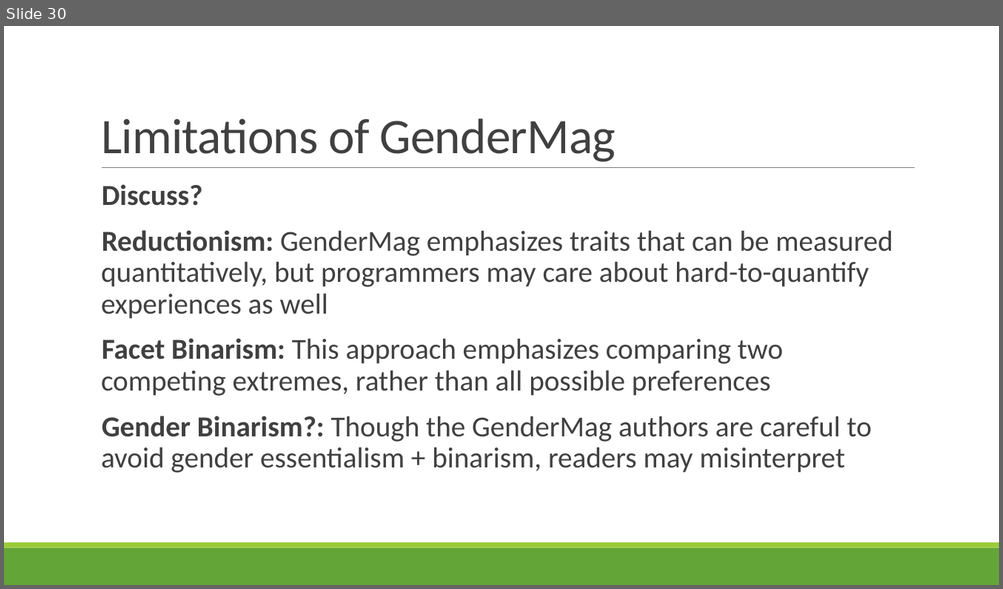
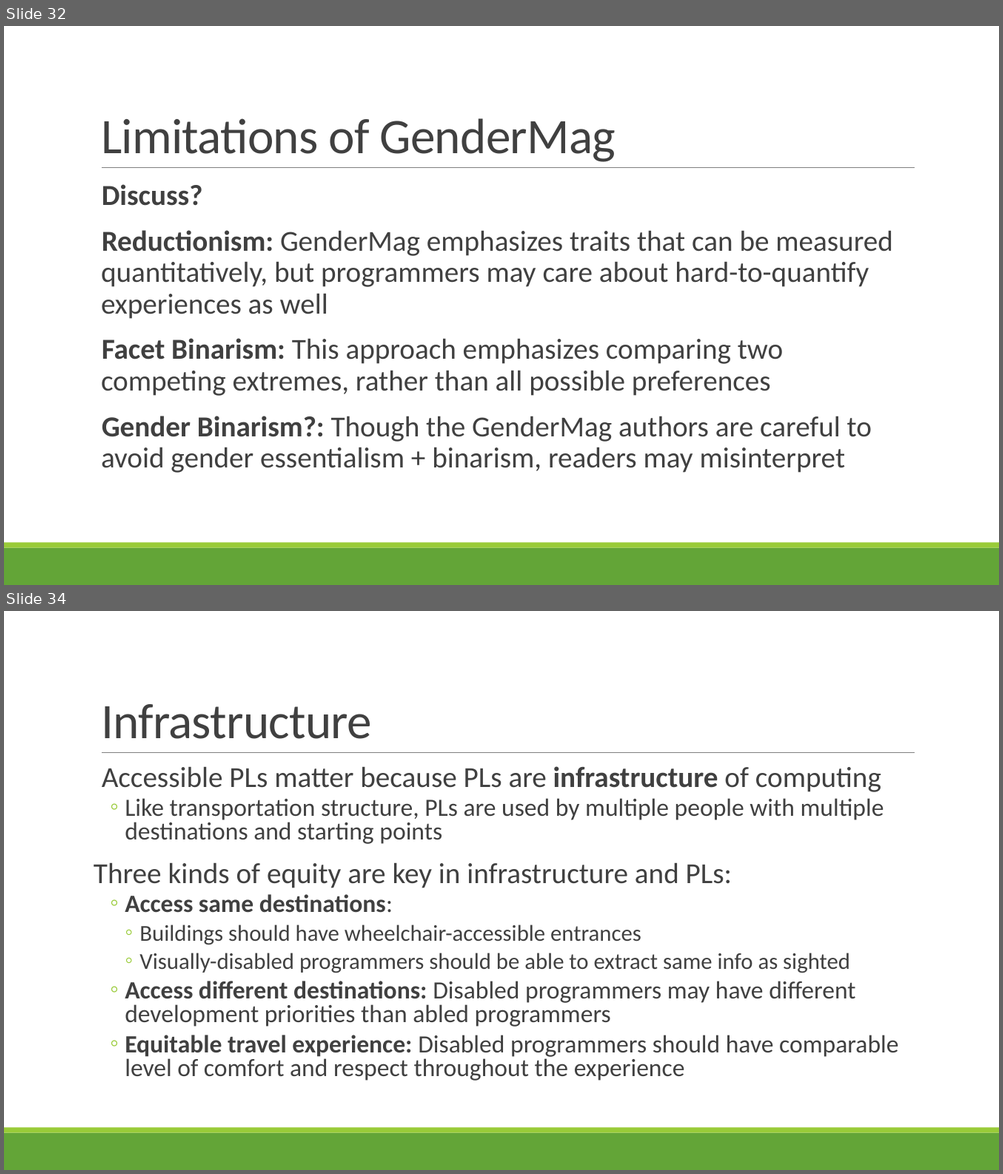
Before and after one commit to rbohrer/pl-course, a slide deck: LectureSlides/10GenderDisability.pptx. Shown one above the other, each under a label of ours: slide 30 before the commit, slides 32 and 34 after it; the slides between them are not shown. The pictures are 1003x589 and 1003x1174 pixels, drawn with LibreOffice and Linux fonts; fonts in the diff are those of the drawing. Boxes give left, top, right and bottom in pixels: in the first picture for what was removed or moved away, otherwise in the second. Text is boxed around its words. In the diff, an @@ line names an element or a change of style, - is before the commit and + after.

```diff
--- a/LectureSlides/10GenderDisability.pptx
+++ b/LectureSlides/10GenderDisability.pptx
@@ slide 34 added at box(4, 611, 999, 1170), background #FFFFFF; not listed: 3 template elements that a slide beside it also shows @@
@@ title added at box(101, 704, 372, 739), 48 pt, text #404040 @@
+Infrastructure
@@ text added at box(94, 766, 898, 1081), 24 pt, text #404040 @@
+  Accessible PLs matter because PLs are infrastructure of computing
+  ◦ Like transportation structure, PLs are used by multiple people with multiple destinations and starting points
+Three kinds of equity are key in infrastructure and PLs:
+  ◦ Access same destinations:
+    ◦ Buildings should have wheelchair-accessible entrances
+    ◦ Visually-disabled programmers should be able to extract same info as sighted
+  ◦ Access different destinations: Disabled programmers may have different development priorities than abled programmers
+  ◦ Equitable travel experience: Disabled programmers should have comparable level of comfort and respect throughout the experience
@@ what was slide 30 is now slide 32 @@
```
Also in this commit, not shown: 3 slides changed, 19 other slides added, 1 slide removed.
